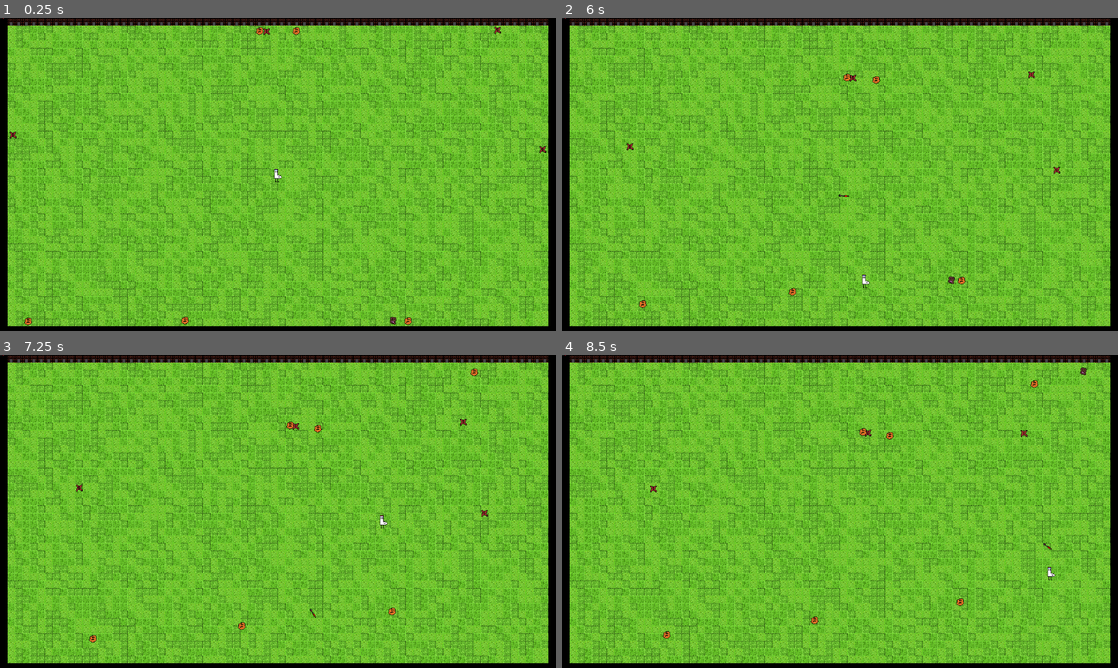
Above: before the commit, frames 1-4 (two rows, left to right).
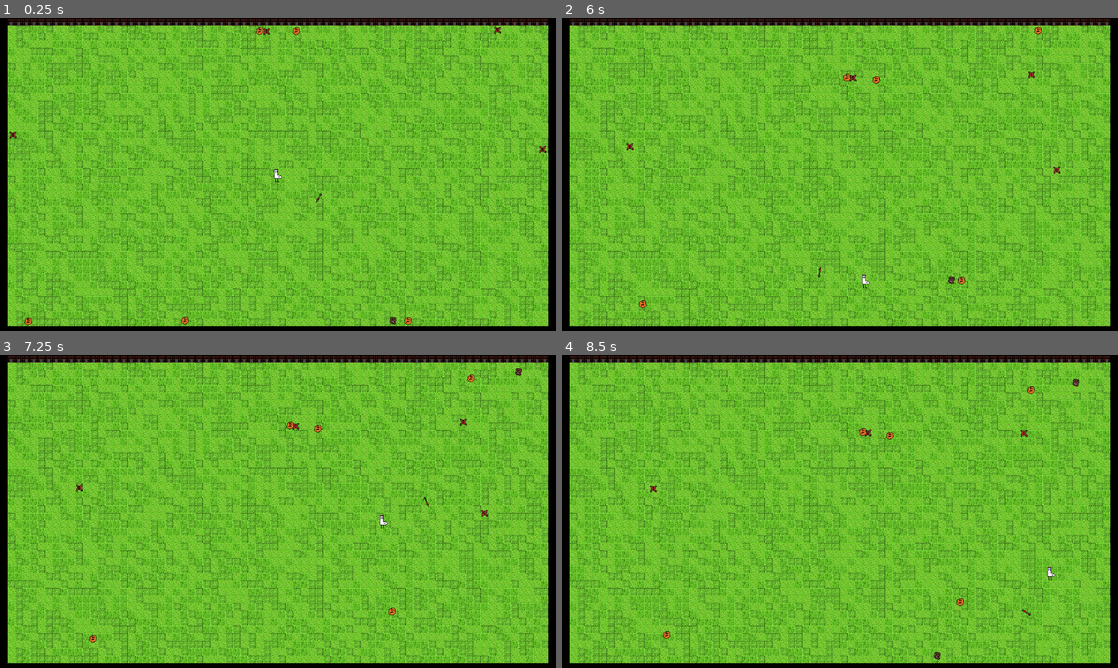
Above: after the commit, the same moments.

Repository: merlinseela/draw-a-path
Game: Godot game, scene res://main.tscn
The game is run twice, just before and just after one commit, with the same random seed, the same clock (stepped at 60 frames per second) and the same inputs.
Inputs (mouse positions are in pixels of both pictures, inside the frame that each line leads up to):
- Up to frame 1 (0.25 s): no input
- Up to frame 2 (6 s): move the mouse to (962, 158) at 0.52 s; hold D (move_right) 0.53-1.28 s; right-click (962, 158) at 0.6 s; move the mouse to (728, 190) at 1.27 s; hold S (move_down) 1.28-2.03 s; click (728, 190) at 1.35 s; right-click (728, 190) at 1.55 s; move the mouse to (895, 105) at 2.02 s; hold D (move_right) 2.03-2.78 s; right-click (895, 105) at 2.1 s; move the mouse to (812, 237) at 2.77 s; hold W (move_up) 2.78-3.53 s; right-click (812, 237) at 2.85 s; move the mouse to (1006, 221) at 3.52 s; hold A (move_left) 3.53-5.03 s; click (1006, 221) at 3.6 s; right-click (1006, 221) at 3.8 s; move the mouse to (673, 127) at 4.27 s; right-click (673, 127) at 4.35 s; move the mouse to (867, 174) at 5.02 s; hold S (move_down) 5.03-5.78 s; right-click (867, 174) at 5.1 s; move the mouse to (756, 96) at 5.77 s; hold D (move_right) from 5.78 s (still down); click (756, 96) at 5.85 s
- Up to frame 3 (7.25 s): right-click (194, 433) at 6.05 s; move the mouse to (400, 495) at 6.52 s; release D (move_right) at 6.53 s; hold W (move_up) from 6.53 s (still down); right-click (400, 495) at 6.6 s
- Up to frame 4 (8.5 s): move the mouse to (728, 527) at 7.27 s; release W (move_up) at 7.28 s; hold D (move_right) 7.28-8.03 s; right-click (728, 527) at 7.35 s; move the mouse to (895, 442) at 8.02 s; hold S (move_down) from 8.03 s (still down); click (895, 442) at 8.1 s; right-click (895, 442) at 8.3 s

The runs differ from the first frame. In frame 1, less than 0.1% of the frame differs, in the area x 0-58%, y 0-60%; in frame 2, less than 0.1%; in frame 3, 0.1%; in frame 4, 0.2%, in the area x 0-95%, y 0-98%.

Commit message:
wip commit by Darma_Fox

Diff:
--- a/scenes/player/Path2D.gd
+++ b/scenes/player/Path2D.gd
@@ -4,11 +4,13 @@
 
 @onready var player_node: CharacterBody2D = get_parent().get_node("Player")
 @onready var arrow_node: CharacterBody2D = get_node("PathFollow2D/Arrow")
+@onready var arrow_node_hitbox: Area2D = get_node("PathFollow2D/Arrow/Hitbox")
+@onready var arrow_node_orbit: CharacterBody2D = get_parent().get_node("Arrow")
+@onready var arrow_node_orbit_hitbox: Area2D = arrow_node_orbit.get_node("Hitbox")
 @onready var main_node: Node2D = get_parent().get_parent()
 
 @onready var idle_orbit_distance: int
 @onready var idle_orbit_desired_position: Vector2
-
 @onready var arrow_path_points: PackedVector2Array = []
 
 var tracker_state
@@ -27,20 +29,32 @@
 	arrow_path_points.append(player_node.position)
 
 	idle_orbit_distance = 100
-	#arrow_node.position = player_node.position + Vector2(idle_orbit_distance,0)
+	arrow_node_orbit.position = player_node.position + Vector2(idle_orbit_distance,0)
 	tracker_orbit_degrees = 0
 
 # Called every frame. 'delta' is the elapsed time since the previous frame.
 func _process(delta):
 	if Input.is_action_just_pressed("move_up"):
-		print(arrow_path_points)
+		pass
 
 	match tracker_state:
 		states.IDLE:
+		# visibility change of orbitting arrow
+			arrow_node_orbit.visible = true
+			arrow_node_orbit_hitbox.set_collision_layer_value(5, true)
+			arrow_node_orbit_hitbox.set_collision_mask_value(3, true)
+			arrow_node_orbit_hitbox.set_collision_mask_value(6, true)
+
+		# visibility change of drawn arrow
+			arrow_node.visible = false
+			arrow_node_hitbox.set_collision_layer_value(5, false)
+			arrow_node_hitbox.set_collision_mask_value(3, false)
+			arrow_node_hitbox.set_collision_mask_value(6, false)
+
 		# Arrow orbiting
-			#tracker_orbit_degrees += 2
-			#var calculated_rot_arrow = player_node.position + Vector2(idle_orbit_distance, 0).rotated(deg_to_rad(tracker_orbit_degrees))
-			#arrow_node.position += calculated_rot_arrow
+			tracker_orbit_degrees += 2
+			arrow_node_orbit.position = player_node.position + Vector2(idle_orbit_distance, 0).rotated(deg_to_rad(tracker_orbit_degrees))
+			arrow_node_orbit.rotation = deg_to_rad(tracker_orbit_degrees + 270)
 
 		# Arrow Pathing control
 			if arrow_path_points[0] != player_node.position:
@@ -50,7 +64,19 @@
 				_add_point_path(get_viewport().get_mouse_position())
 
 			if Input.is_action_just_pressed("mouse_click_right"):
-				#arrow_node.position -= calculated_rot_arrow
+				# visibility change of orbitting arrow
+				arrow_node_orbit.visible = false
+				arrow_node_orbit_hitbox.set_collision_layer_value(5, false)
+				arrow_node_orbit_hitbox.set_collision_mask_value(3, false)
+				arrow_node_orbit_hitbox.set_collision_mask_value(6, false)
+
+				# visibility change of drawn arrow
+				arrow_node.visible = true
+				arrow_node_hitbox.set_collision_layer_value(5, true)
+				arrow_node_hitbox.set_collision_mask_value(3, true)
+				arrow_node_hitbox.set_collision_mask_value(6, true)
+
+				# prep pathing state
 				var tracker_path_add_loop: int = 0
 				while tracker_path_add_loop < arrow_path_points.size():
 					curve.add_point(arrow_path_points[tracker_path_add_loop])
--- a/scenes/player/player.tscn
+++ b/scenes/player/player.tscn
@@ -83,6 +83,8 @@
 [node name="CollisionShape2D" type="CollisionShape2D" parent="Path2D/PathFollow2D/Arrow/Hitbox"]
 shape = SubResource("RectangleShape2D_odkt0")
 
+[node name="Line2D" type="Line2D" parent="."]
+
 [connection signal="area_entered" from="Player/CrustyEnemyArea" to="Player" method="_on_crusty_enemy_area_area_entered"]
 [connection signal="area_entered" from="Arrow/Hitbox" to="Path2D" method="_on_hitbox_area_entered"]
 [connection signal="area_entered" from="Path2D/PathFollow2D/Arrow/Hitbox" to="Path2D" method="_on_hitbox_area_entered"]
